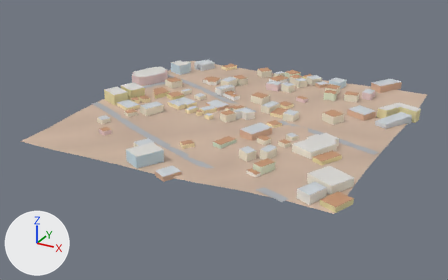
Two versions of the glTF model city/lo/t_11_-6.glb, one commit apart.
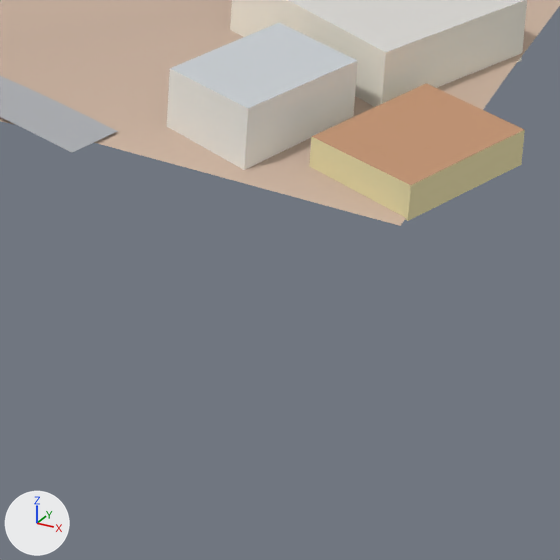
Each version appears first whole from a 50 mm lens placed at (3169.0, -1849.0, 202.0), pointed at (2935.0, -1422.0, -11.0), and next in a close-up on the part from 60% to 80% of the width and 64% to 95% of the height. Every picture has the same lights, and +X, +Y and +Z are marked at lower left. The older version's two pictures come first. Vertices at exactly the same position are counted once.

In view in the first close-up: 'Lo'.
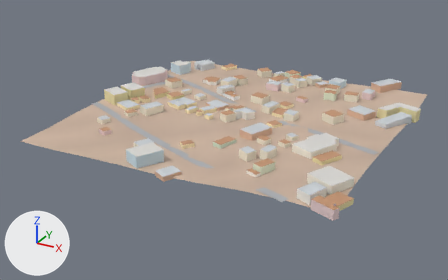
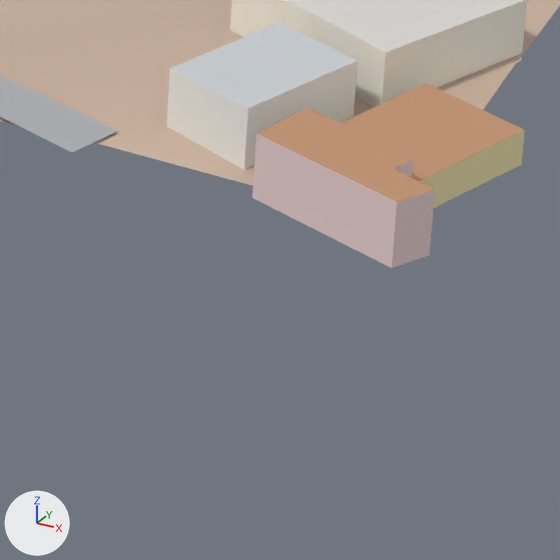
What the commit changed:
me_lo is used by ob_lo; location (0.0, 0.0, 0.0).
me_lo had 1159 vertices, 1427 faces and spanned x 2807.0..3078.0, y -1541.0..-1268.0, z 5.0..21.0.
me_lo now has 1173 vertices, 1446 faces and spans x 2807.0..3078.0, y -1543.0..-1268.0, z 5.0..21.0.
me_lo part 1: a new loose piece of 14 vertices spanning x 3057.0..3076.0, y -1543.0..-1530.0, z 13.0..20.0, in mat_lovc.
Other edits to the shape of me_lo do not show in these pictures.

Changed parts and their boxes (x1, y1, x2, y2) in the close-ups (560 x 560 px):
'Lo', reshaped: before (0, 0, 560, 226); after (0, 0, 560, 268)
part 1 of me_lo, added: after (252, 108, 435, 268)
